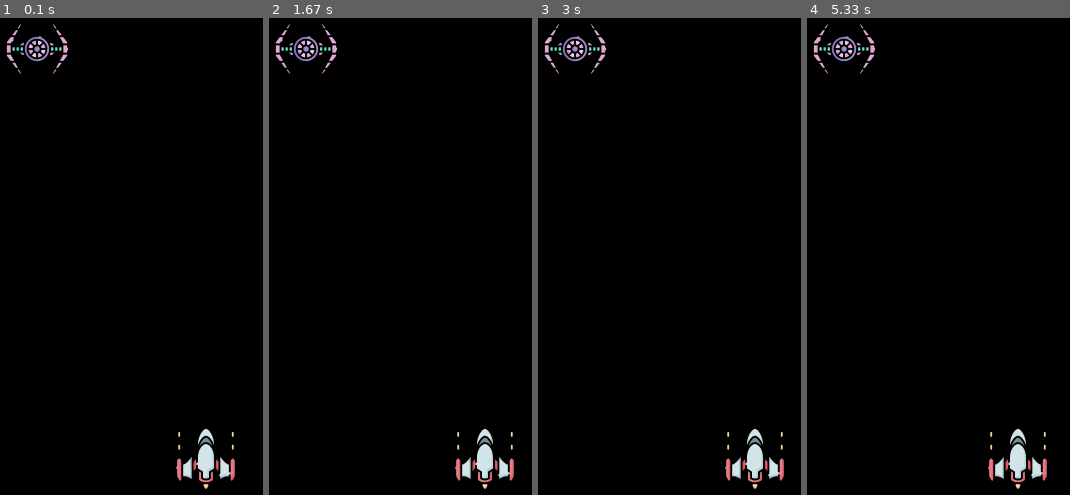
Above: before the commit, frames 1-4 (left to right).
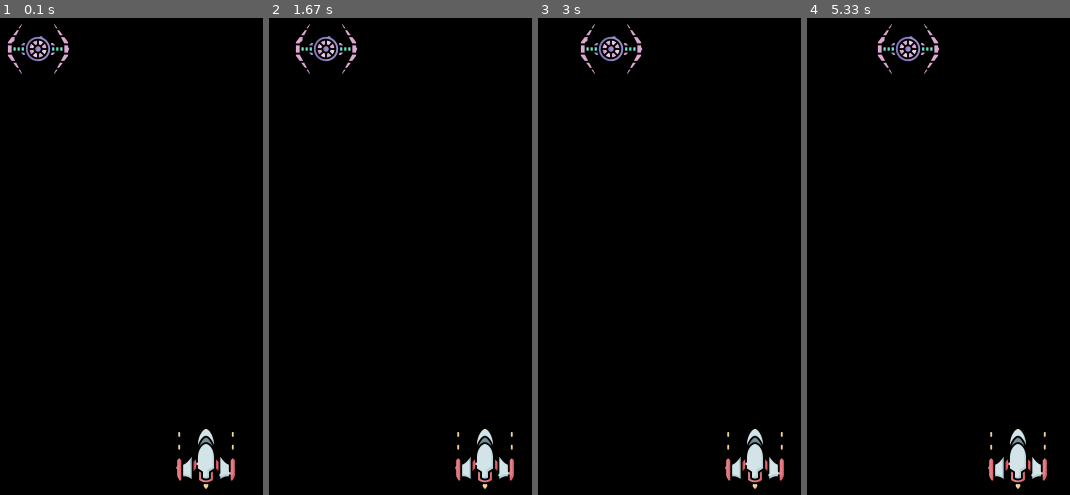
Above: after the commit, the same moments.

Repository: ViperStorm/Python-Code
Game: pygame game, started from pygame/main.py
Two runs of this game, one before a commit and one after it. Both use one fixed random seed, a clock stepped at 60 frames per second and the inputs below.
Inputs:
- Up to frame 1 (0.1 s): no input
- Up to frame 2 (1.67 s): hold Right 0.33-0.8 s; hold Right 0.83-1.3 s; hold Left from 1.33 s (still down)
- Up to frame 3 (3 s): release Left at 1.87 s; hold Left 1.9-2.3 s; hold Right 2.33-2.97 s
- Up to frame 4 (5.33 s): hold Left 3-3.47 s; hold Right 3.5-3.97 s; hold Right 4-4.47 s; hold Left 4.5-5.03 s; hold Left from 5.07 s (still down)

The runs differ from the first frame. In frame 1, 0.6% of the frame differs, in the area x 2-27%, y 1-12%; in frame 2, 1.1%; in frame 3, 1.1%; in frame 4, 1.3%, in the area x 2-51%, y 1-12%.

Commit message:
enemy movement

Diff:
--- a/pygame/main.py
+++ b/pygame/main.py
@@ -22,7 +22,8 @@
 enemyImg = pygame.image.load("enemy.png")
 enemyX = random.randint(0, 800)
 enemyY = random.randint(50, 150)
-enemyX_change = 0
+enemyX_change = 0.2
+enemyY_change = 40
 
 
 def player(x, y):
@@ -53,6 +54,7 @@
             if event.key == pygame.K_LEFT or event.key == pygame.K_RIGHT:
                 playerX_change = 0
 
+    # Checking for bounderies of spaceship so it doesnt go out of bounds
     playerX += playerX_change
 
     if playerX <= 0:
@@ -60,6 +62,14 @@
     elif playerX >= 736:
         playerX = 736
 
+    # enemy movement
+    enemyX += enemyX_change
+
+    if enemyX <= 0:
+        enemyX_change = 0.2
+    elif enemyX >= 736:
+        enemyX_change = -0.2
+
     player(playerX, playerY)
     enemy(enemyX, enemyY)
     pygame.display.update()
